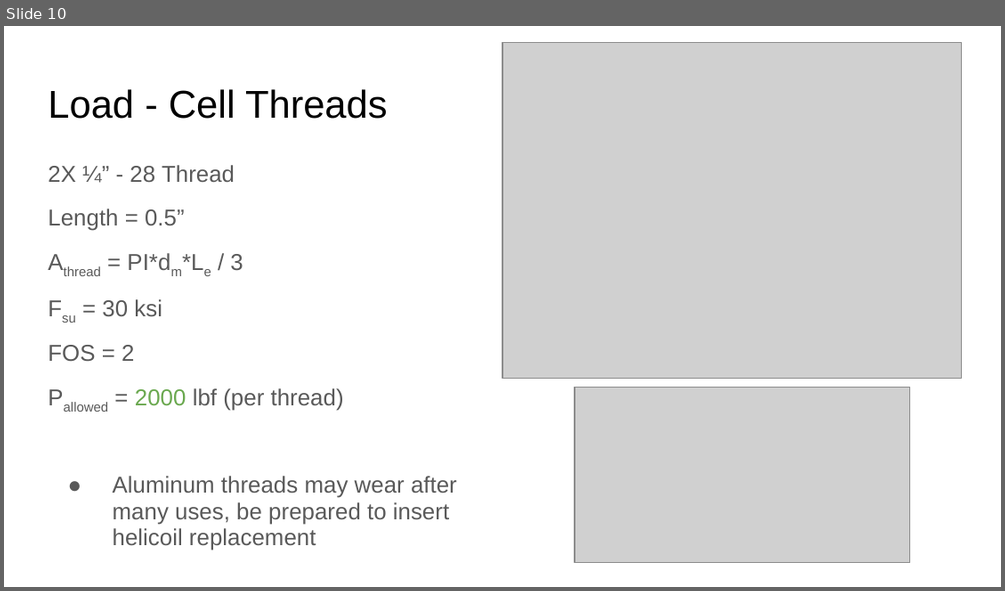
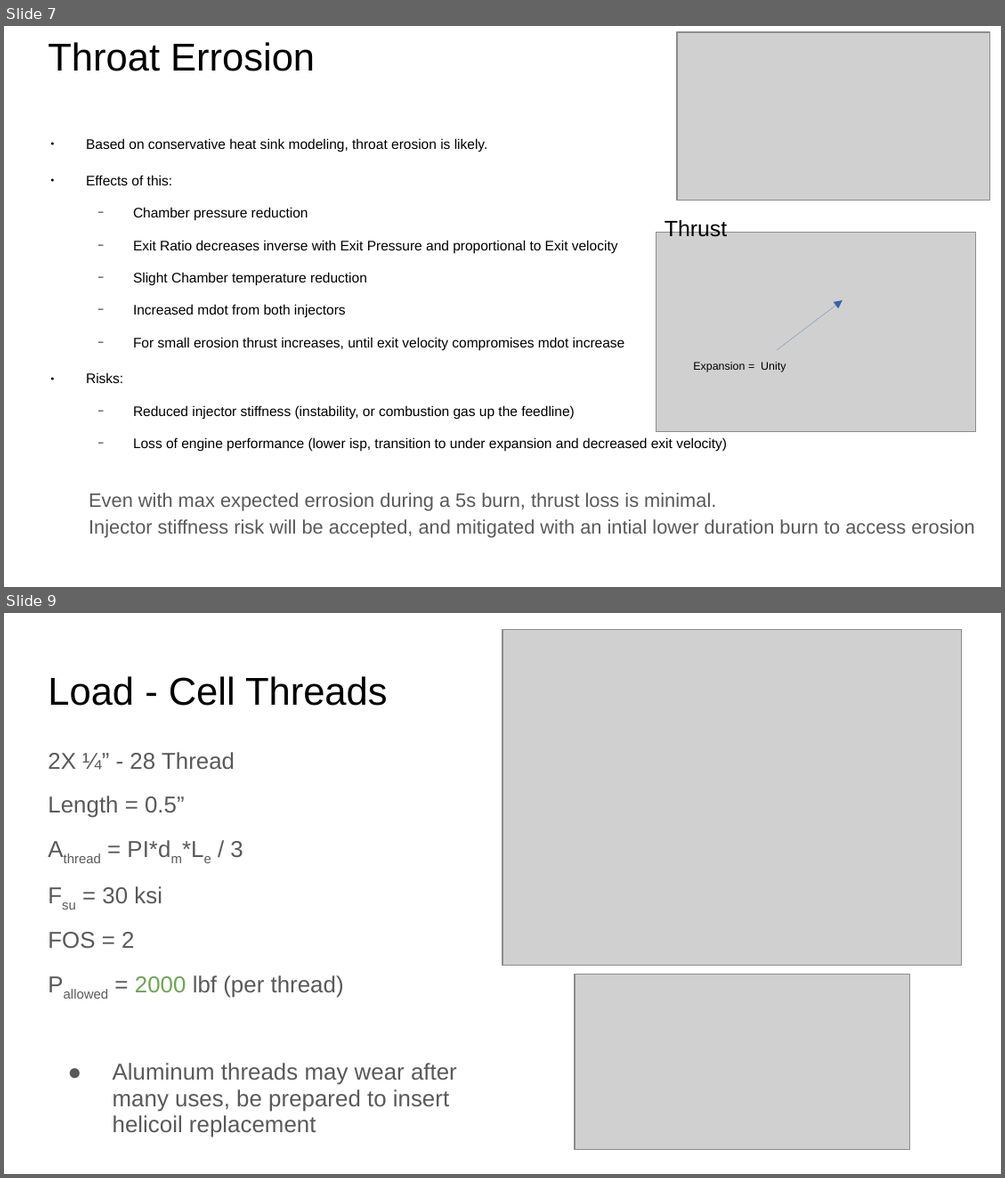
Before and after one commit to ControlSoup/Thrusty, a slide deck: projects/nitrious_engine/presentations/Review.odp. Shown one above the other, each under a label of ours: slide 10 before the commit, slides 7 and 9 after it; the slides between them are not shown. The pictures are 1005x591 and 1005x1178 pixels, drawn with LibreOffice and Linux fonts; fonts in the diff are those of the drawing; grey boxes stand for pictures. Boxes give left, top, right and bottom in pixels: in the first picture for what was removed or moved away, otherwise in the second. Text is boxed around its words. In the diff, an @@ line names an element or a change of style, - is before the commit and + after.

```diff
--- a/projects/nitrious_engine/presentations/Review.odp
+++ b/projects/nitrious_engine/presentations/Review.odp
@@ slide 7 added at [4,26,1001,587], background #FFFFFF @@
@@ title added at [48,42,315,71], 28 pt, text #000000 @@
+Throat Errosion
@@ picture added at [677,32,990,200] @@
@@ text added at [86,138,727,451], 10 pt, text #000000 @@
+● Based on conservative heat sink modeling, throat erosion is likely.
+● Effects of this:
+  − Chamber pressure reduction
+  − Exit Ratio decreases inverse with Exit Pressure and proportional to Exit velocity
+  − Slight Chamber temperature reduction
+  − Increased mdot from both injectors
+  − For small erosion thrust increases, until exit velocity compromises mdot increase
+● Risks:
+  − Reduced injector stiffness (instability, or combustion gas up the feedline)
+  − Loss of engine performance (lower isp, transition to under expansion and decreased exit velocity)
@@ picture added at [655,232,976,431] @@
@@ text added at [664,218,727,237], 16 pt, text #000000 @@
+Thrust
@@ arrow added from (777, 350) to (842, 300), #3465A4 0 pt @@
@@ text added at [693,362,785,372], 8 pt, text #000000 @@
+Expansion = Unity
@@ text added at [89,492,975,538], 14 pt, text #595959 @@
+Even with max expected errosion during a 5s burn, thrust loss is minimal.
+Injector stiffness risk will be accepted, and mitigated with an intial lower duration burn to access erosion
@@ what was slide 10 is now slide 9 @@
```
Also in this commit, not shown: 6 slides changed, 1 slide removed, 22 other files.
